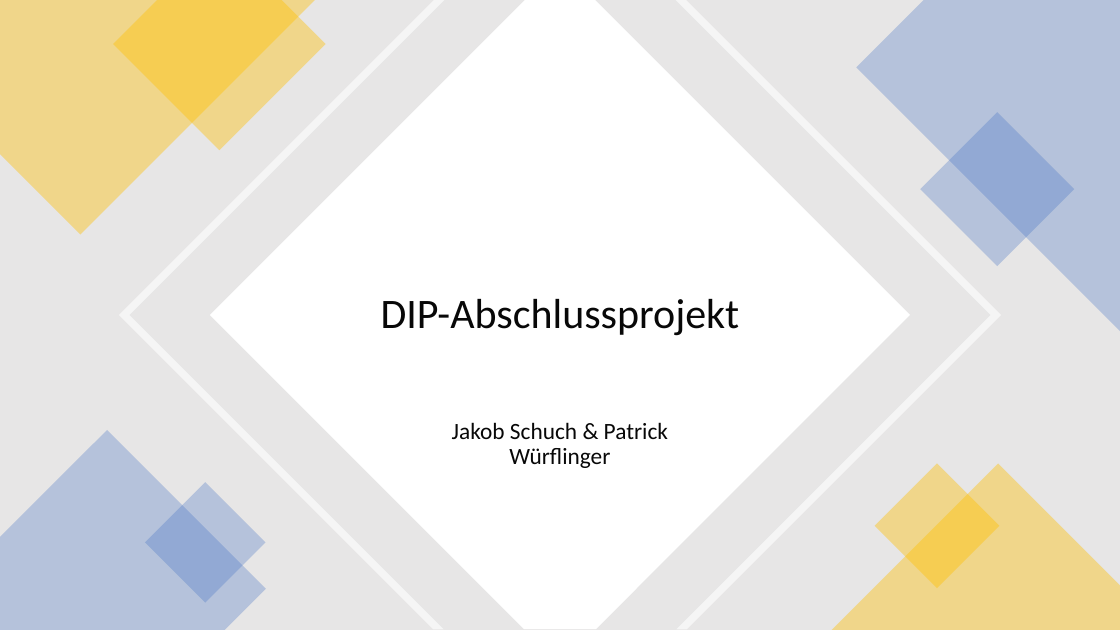
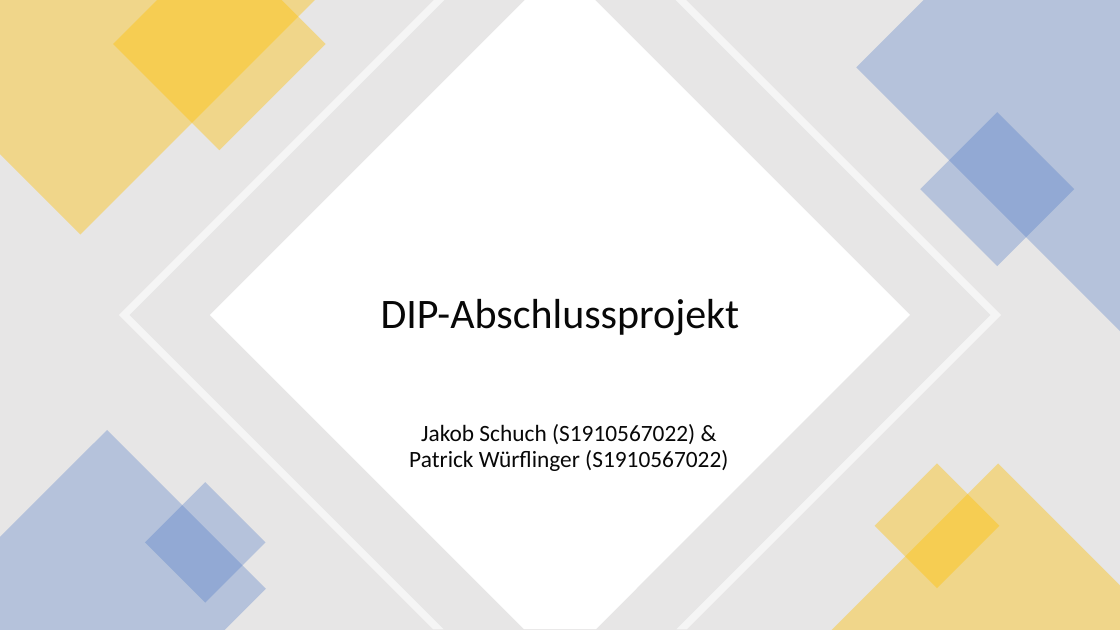
Before and after one commit to norbus161/Indiana-Jones-Defect-Detection, a slide deck: slide 1 of presentation/DIP-Project.pptx. Drawn at 1120x630 pixels with LibreOffice and Linux fonts; fonts in the diff are those of the drawing. Boxes give left, top, right and bottom in pixels: in the first picture for what was removed or moved away, otherwise in the second. Text is boxed around its words. In the diff, an @@ line names an element or a change of style, - is before the commit and + after.

```diff
--- a/presentation/DIP-Project.pptx
+++ b/presentation/DIP-Project.pptx
@@ subtitle at (409,424,728,471): text changed @@
-Jakob Schuch & Patrick Würflinger
+Jakob Schuch (S1910567022) &
+Patrick Würflinger (S1910567022)
```
Also in this commit, not shown: 8 other slides changed, 2 slides added, 2 slides removed.
